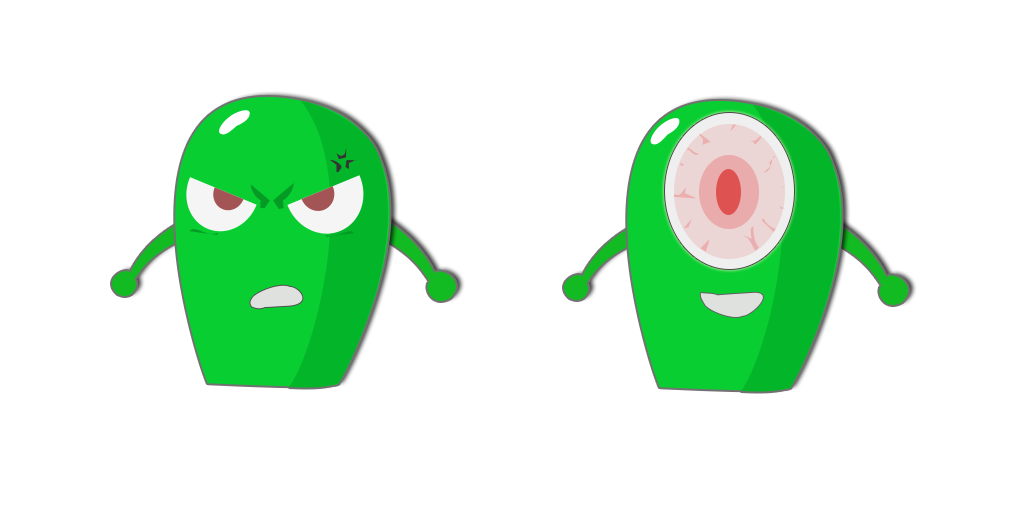
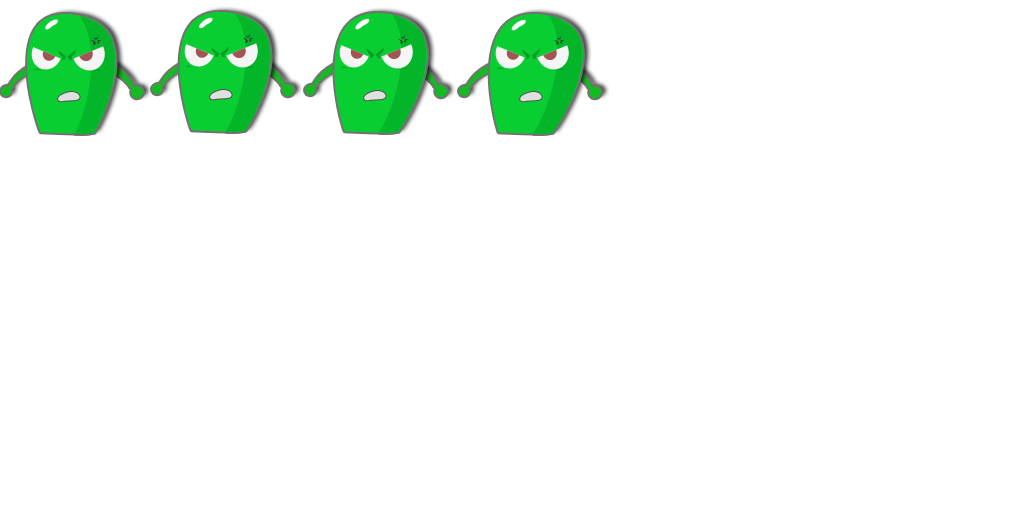
Comparing the layer stacks of the two 1024×512 images. Changes:
added group "boss1_show 副本 3" with 18 layers above "boss1_show 副本 2" over [459, 14, 601, 134]
added group "body" (1st of 7, in "boss1_show 副本 3") with 3 layers in group "boss1_show 副本 3" over [489, 14, 583, 134]
added layer "形状 1" (1st of 7, in "boss1_show 副本 3" › "body") in group "body" over [489, 14, 583, 134]
added group "boss1_show 副本 2" with 18 layers above "boss1_show 副本" over [305, 13, 447, 133]
added group "body" (2nd of 7, in "boss1_show 副本 2") with 3 layers in group "boss1_show 副本 2" over [334, 13, 427, 133]
added group "boss1_show 副本" with 18 layers above "boss1_show" over [152, 12, 294, 132]
painted on "mouth 副本 2" (4th of 7, in "boss1_show") over [58, 92, 303, 309]
painted on "形状 5" (4th of 7, in "boss1_show") over [91, 35, 357, 172]
painted on "形状 2" (7th of 10, in "boss1_show" › "eye 副本") over [67, 49, 294, 209]
painted on "椭圆 5 副本" (7th of 10, in "boss1_show" › "eye 副本") over [79, 51, 335, 211]
painted on "椭圆 5" (7th of 10, in "boss1_show" › "eye 副本") over [73, 46, 364, 234]
painted on "形状 7 副本" (4th of 5, in "boss1_show" › "eye 副本") over [33, 68, 218, 235]
painted on "形状 2" (8th of 10, in "boss1_show" › "eye") over [58, 50, 270, 209]
painted on "椭圆 5 副本" (8th of 10, in "boss1_show" › "eye") over [42, 51, 244, 211]
painted on "形状 7" (4th of 5, in "boss1_show" › "eye") over [89, 69, 354, 237]
painted on "椭圆 5" (8th of 10, in "boss1_show" › "eye") over [31, 47, 257, 232]
painted on "椭圆 3" (4th of 7, in "boss1_show" › "body") over [45, 19, 250, 135]
painted on "形状 1 副本" (4th of 7, in "boss1_show" › "body") over [74, 15, 388, 388]
painted on "形状 1" (4th of 7, in "boss1_show" › "body") over [27, 14, 390, 387]
painted on "hand" (7th of 14, in "boss1_show") over [94, 56, 456, 301]
painted on "hand" (8th of 14, in "boss1_show") over [1, 60, 212, 296]
hid group "boss2_show" (15 layers) over [564, 100, 908, 392]
…and 51 more changes (51 added)
